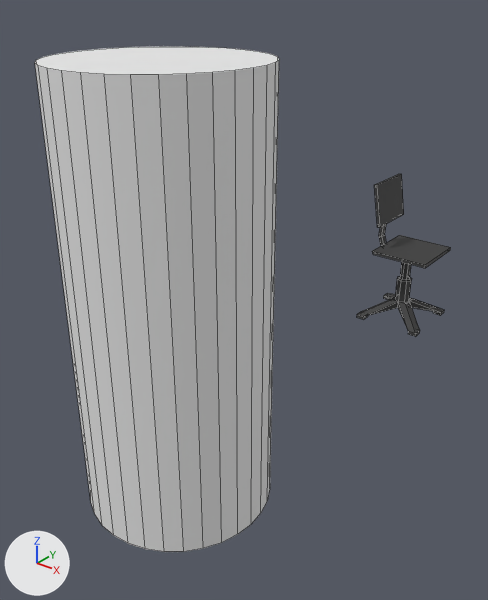
One commit to the OBJ model WIP_Graphics/Props/Chair.obj: the scene before it, then after it.
Rendered twice from a 50 mm camera at (1.6, -3.58, 1.94) aimed at (-0.16, -1.38, 0.58). The lights are fixed; the arrows at lower left show +X, +Y and +Z. Mesh edges are drawn as thin lines. Where no turn or scale is listed for an object, it has been applied to the vertices.

Names of what the first picture shows: 'Cube.003_Cube.007', 'Cylinder_Cylinder.001'.
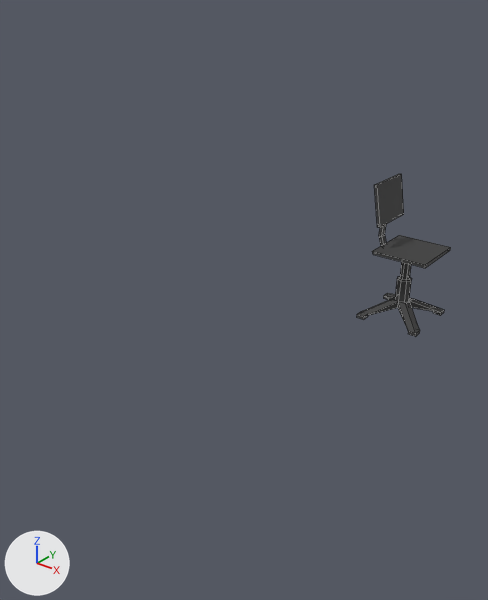
What differs and where, as boxes [x1, y1, x2, y2] in the pictures (488 x 600 px):
'Cylinder_Cylinder.001', deleted: before [35, 46, 279, 552]

Patch to the scene script:
```diff
--- a/WIP_Graphics/Props/Chair.obj.py
+++ b/WIP_Graphics/Props/Chair.obj.py
@@ ob_cylinder_cylinder_001 @@
-ob_cylinder_cylinder_001 = bpy.data.objects.new('Cylinder_Cylinder.001', me_cylinder_cylinder_001)
-ob_cylinder_cylinder_001.location = (0.0, 0.0, 0.0)
```
